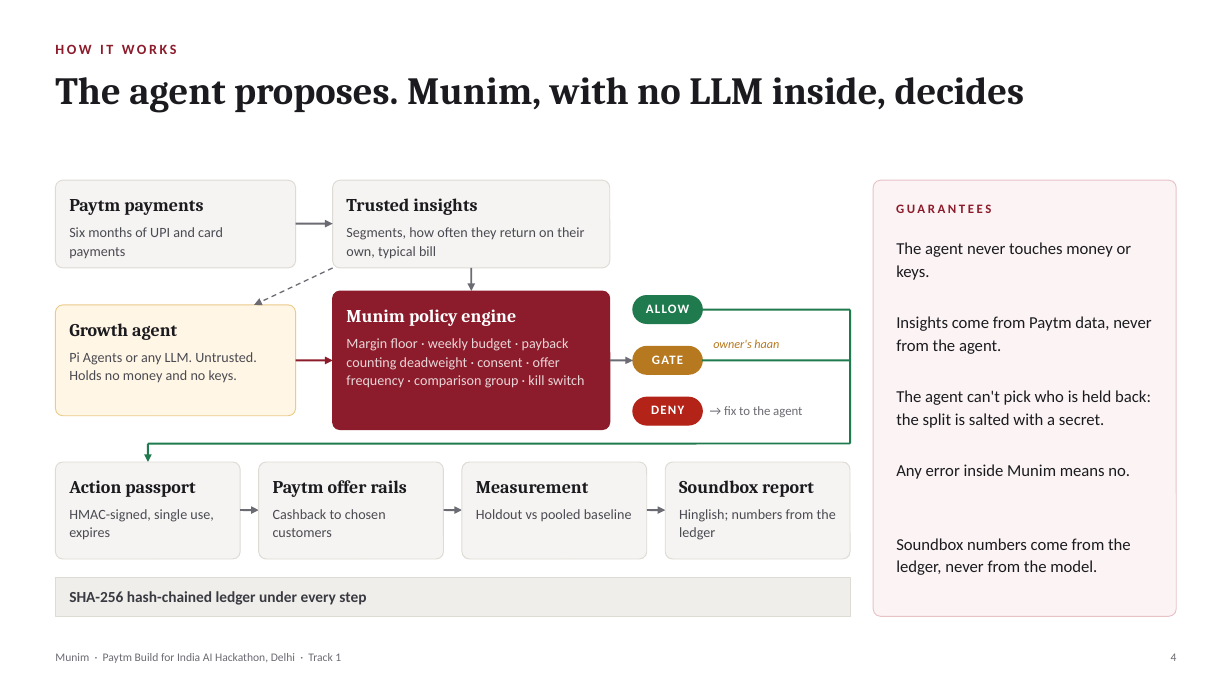
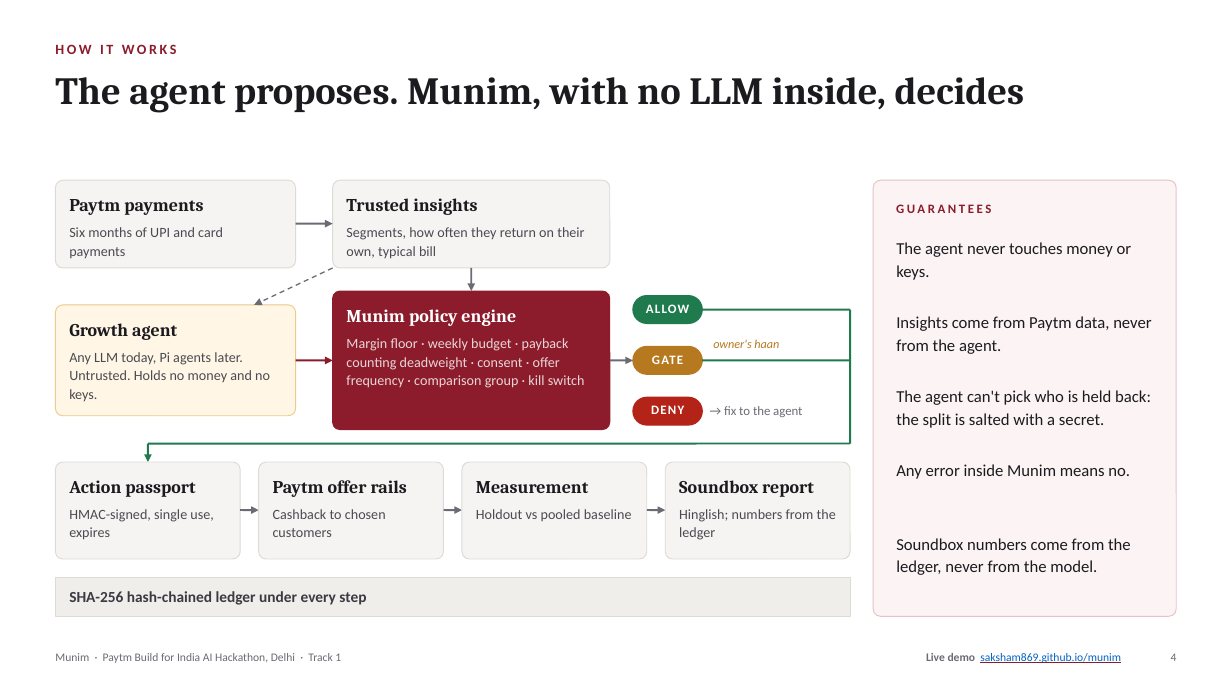
Before and after one commit to saksham869/munim, a slide deck: slide 4 of docs/Munim_Pitch.pptx. Drawn at 1232x693 pixels with LibreOffice and Linux fonts; fonts in the diff are those of the drawing. Boxes give left, top, right and bottom in pixels: in the first picture for what was removed or moved away, otherwise in the second. Text is boxed around its words. In the diff, an @@ line names an element or a change of style, - is before the commit and + after.

```diff
--- a/docs/Munim_Pitch.pptx
+++ b/docs/Munim_Pitch.pptx
@@ text at [69, 352, 270, 401]: text changed @@
-Pi Agents or any LLM. Untrusted. Holds no money and no keys.
+Any LLM today, Pi agents later. Untrusted. Holds no money and no keys.
@@ text added at [926, 653, 1121, 663], 9 pt, text #0563C1, underline @@
+Live demo saksham869.github.io/munim
```
Also in this commit, not shown: 10 other slides changed, 51 other files.
